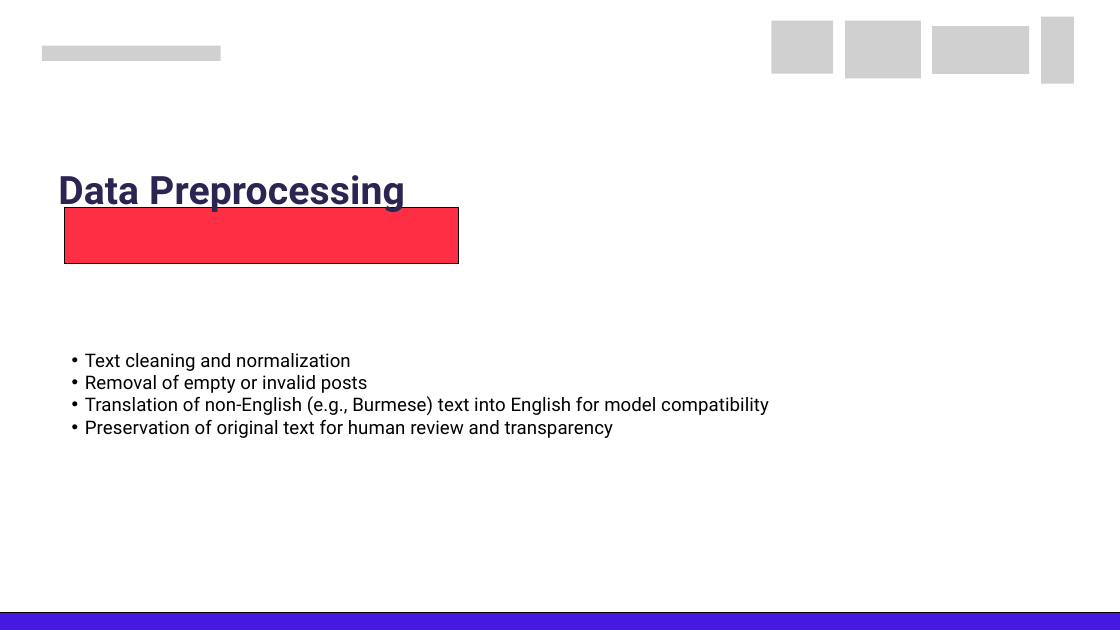
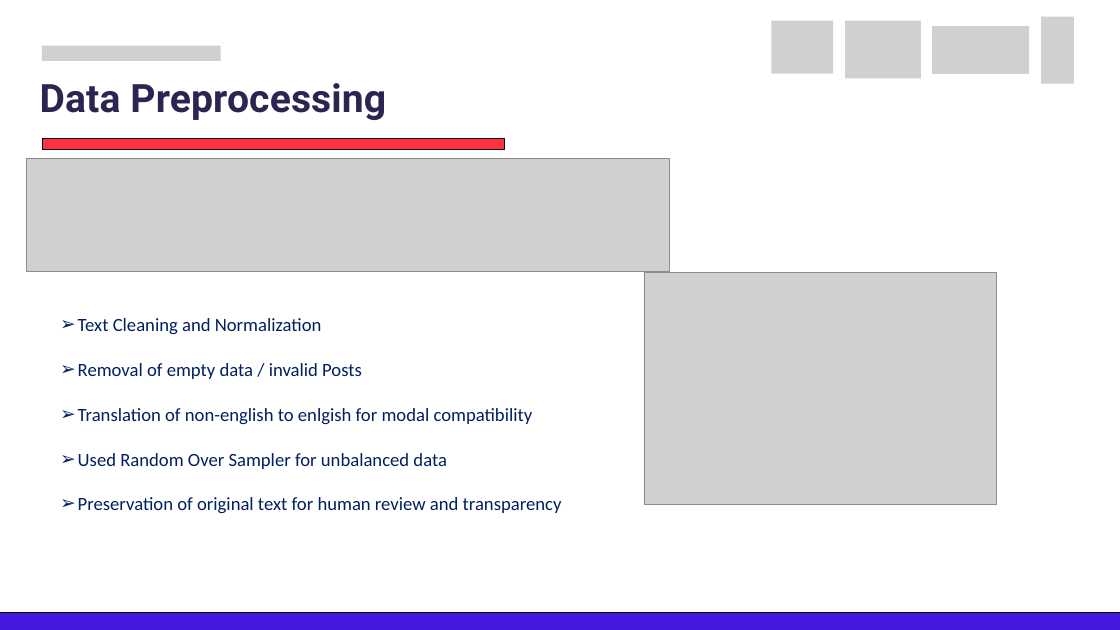
Before and after one commit to edasaruhan/FTL_Myanmar_Gr12, a slide deck: slide 8 of Final Presentation/Frontier_Tech_Leaders_ Programme_Capstone_Group12.pptx.pptx. Drawn at 1120x630 pixels with LibreOffice and Linux fonts; fonts in the diff are those of the drawing; grey boxes stand for pictures. Boxes give left, top, right and bottom in pixels: in the first picture for what was removed or moved away, otherwise in the second. Text is boxed around its words. In the diff, an @@ line names an element or a change of style, - is before the commit and + after.

```diff
--- a/Final Presentation/Frontier_Tech_Leaders_ Programme_Capstone_Group12.pptx.pptx
+++ b/Final Presentation/Frontier_Tech_Leaders_ Programme_Capstone_Group12.pptx.pptx
@@ text "Data Preprocessing": place and size @@
-text "Data Preprocessing" at [58, 175, 405, 214]
+text "Data Preprocessing" at [40, 83, 386, 120]
@@ freeform shape: place and size @@
-freeform shape at [64, 207, 459, 264]
+freeform shape at [43, 139, 504, 150]
@@ picture added at [27, 158, 670, 271] @@
@@ picture added at [644, 273, 996, 505] @@
@@ text "Text Cleaning and Normalization": place and size @@
-text "Text Cleaning and Normalization" at [85, 353, 769, 438]
+text "Text Cleaning and Normalization" at [78, 318, 562, 514]
@@ text "Text Cleaning and Normalization" at [78, 318, 562, 514]: vertical alignment middle to top @@
@@ text at [78, 318, 533, 469]: text changed; font Roboto to Calibri; text colour #000000 to #002060 @@
-  • Text cleaning and normalization
-  • Removal of empty or invalid posts
-  • Translation of non-English (e.g., Burmese) text into English for model compatibility
+➢ Text Cleaning and Normalization
+➢ Removal of empty data / invalid Posts
+➢ Translation of non-english to enlgish for modal compatibility
+➢ Used Random Over Sampler for unbalanced data
@@ text at [78, 497, 562, 514]: font Roboto to Calibri, text colour #000000 to #002060, letter spacing 0.1 to 0 pt in "Preservation of original text for human review ..."; bullet • to ➢; list level 2 to 1 in "Preservation of original text for ..."; line spacing 28.8pt to 1 @@
```
Also in this commit, not shown: 17 other slides changed, 1 other file.
